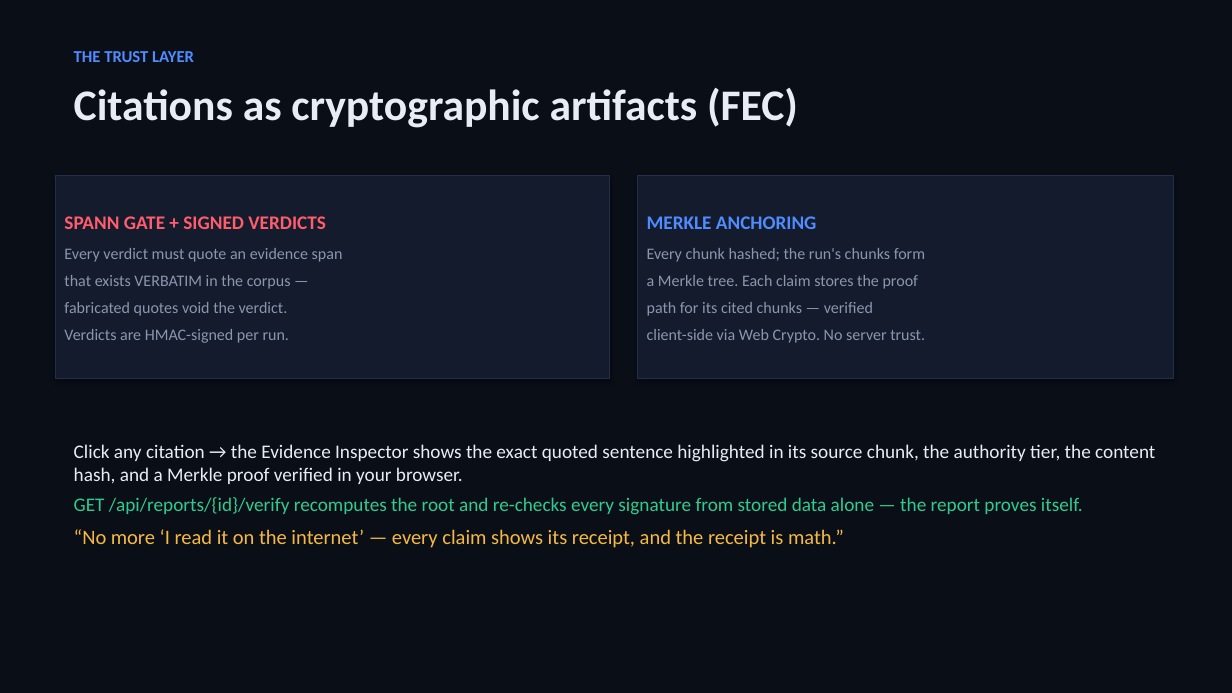
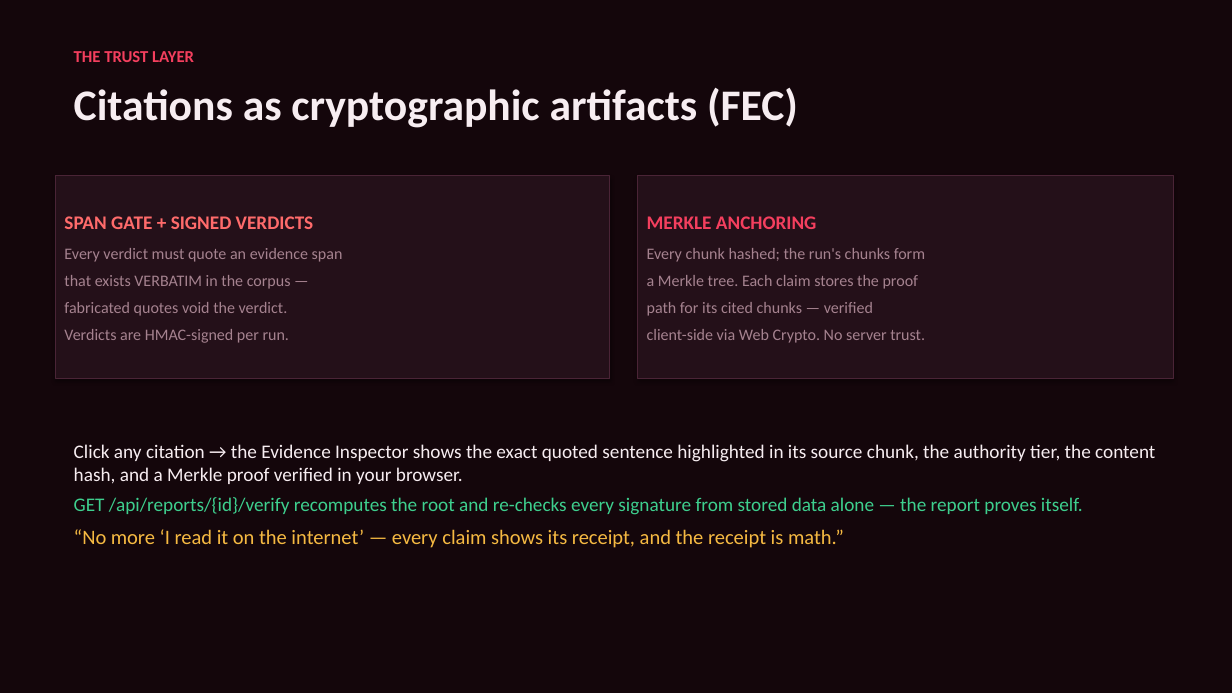
Before and after one commit to ArpitKumar8649/Innovahack_chapter1, a slide deck: slide 5 of submission/VeriFact_Deck.pptx. Drawn at 1232x693 pixels with LibreOffice and Linux fonts; fonts in the diff are those of the drawing. Boxes give left, top, right and bottom in pixels: in the first picture for what was removed or moved away, otherwise in the second. Text is boxed around its words. In the diff, an @@ line names an element or a change of style, - is before the commit and + after.

```diff
--- a/submission/VeriFact_Deck.pptx
+++ b/submission/VeriFact_Deck.pptx
@@ background #0A0E17 to #14060B @@
@@ text "THE TRUST LAYER" at bbox=[74, 51, 798, 128]: text colour #4F8CFF to #F43F5E in "THE TRUST LAYER"; text colour #E8ECF4 to #F7EDF1 in "Citations as cryptographic artifacts (FEC)" @@
@@ rectangle "SPAN GATE + SIGNED VERDICTS" at bbox=[55, 176, 610, 379]: fill #141B2D to #241019; outline #232E47 0.75 pt to #4A2436 0.75 pt @@
@@ rectangle "MERKLE ANCHORING" at bbox=[638, 176, 1174, 379]: text colour #4F8CFF to #F43F5E in "MERKLE ANCHORING"; text colour #8B96AD to #A5828F; fill #141B2D to #241019; outline #232E47 0.75 pt to #4A2436 0.75 pt @@
@@ text in rectangle at bbox=[64, 216, 314, 229]: text changed; text colour #FF5D6C to #FF6B6B @@
-SPANN GATE + SIGNED VERDICTS
+SPAN GATE + SIGNED VERDICTS
@@ text in rectangle at bbox=[64, 248, 343, 343]: text colour #8B96AD to #A5828F in "Every verdict must quote an evidence span", "that exists VERBATIM in the corpus —", "fabricated quotes void the verdict.", "Verdicts are HMAC-signed per run." @@
@@ text at bbox=[74, 444, 1155, 515]: text colour #E8ECF4 to #F7EDF1 in "Click any citation → the Evidence Inspector ..."; text colour #2ECC8F to #3ECF8E in "GET /api/reports/{id}/verify recomputes the root and re-chec ..." @@
```
Also in this commit, not shown: 4 other slides changed, 5 slides added, 2 slides removed, 5 other files.
